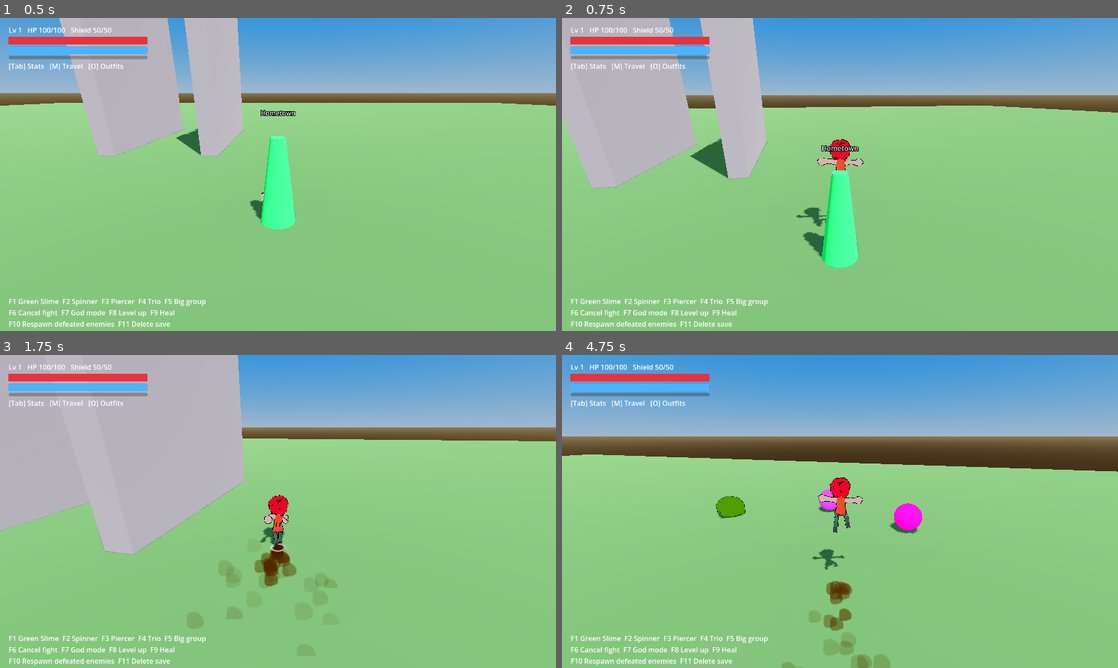
Above: before the commit, frames 1-4 (two rows, left to right).
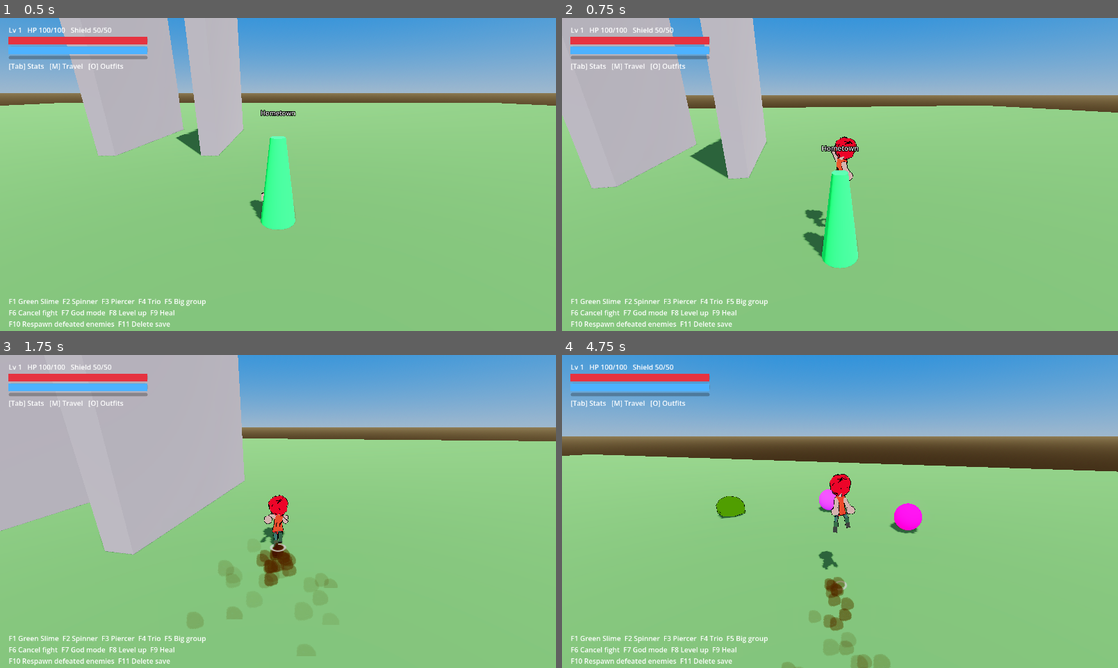
Above: after the commit, the same moments.

Repository: doggoanim/Krits
Game: Godot game, scene res://main.tscn
Same seed, same stepped clock (60 frames per second), same inputs: the game is played once before the commit and once after it.
Inputs (mouse positions are in pixels of both pictures, inside the frame that each line leads up to):
- Up to frame 1 (0.5 s): no input
- Up to frame 2 (0.75 s): tap Enter at 0.5 s; move the mouse to (867, 174) at 0.52 s; hold W (move_forward) from 0.53 s (still down); tap Space (jump) at 0.6 s
- Up to frame 3 (1.75 s): keep holding W (move_forward); tap Space (jump) at 0.77, 1.07, 1.52, 1.55 s; move the mouse to (250, 511) at 1.27 s; tap Ctrl (crouch_pound) at 1.35 s
- Up to frame 4 (4.75 s): keep holding W (move_forward); tap Space (jump) at 1.82, 2.3, 3.02, 3.05, 3.32, 3.6, 3.77, 4.07, 4.52, 4.55 s; move the mouse to (851, 505) at 2.02 s; tap E (interact) at 2.1 s; move the mouse to (834, 517) at 2.77 s; tap Shift (roll_dive) at 2.85 s; move the mouse to (878, 514) at 3.52 s; move the mouse to (795, 508) at 4.27 s; tap Ctrl (crouch_pound) at 4.35 s

Frame 1 is identical in both runs. In frame 2, 0.4% of the frame differs, in the area x 42-55%, y 37-67%; in frame 3, 0.3%; in frame 4, 0.7%, in the area x 45-55%, y 38-82%.

Commit message:
Add randomized orb-attack animation and randomized jump-start
Re-exported krits.glb adds attack1/2/3 and splits jump_start into
jump_start1/2/3.

- PlayerVisual.roll_jump_start()/jump_start_anim(): picks a random
  jump-start variant once when a jump begins (Player.start_jump()),
  AirState just keeps calling jump_start_anim() every frame like it
  did the old single clip.
- PlayerVisual.play_random_attack(duration): picks a random attack
  pose and protects it like a wall-bounce reaction (play_hold) for a
  short, tunable window (PlayerConfig.orb_attack_hold_time, 0.3s) —
  short on purpose so it reads as a punch without stalling an
  orb-combo chain waiting out the full ~1.25-1.75s clip. Wired into
  Player.bounce_off_orb(), the only place orbs are hit from.

Diff:
--- a/player/player.gd
+++ b/player/player.gd
@@ -191,6 +191,7 @@
 	coyote = 0.0
 	jump_buffer_t = 0.0
 	visual.squash_stretch(visual.jump_stretch_y, visual.jump_stretch_xz)
+	visual.roll_jump_start()
 	effects.burst_jump_dust()
 	machine.transition_to(&"Air")
 
@@ -198,6 +199,7 @@
 	set_hvel(Vector3.ZERO)   # a clean vertical pop, even out of a fast dive
 	velocity.y = config.orb_bounce_velocity
 	can_dive = true
+	visual.play_random_attack(config.orb_attack_hold_time)
 	machine.transition_to(&"Air")
 
 ## Call after move_and_slide() from Dive / LongJump / Roll with the pre-move
--- a/player/player_config.gd
+++ b/player/player_config.gd
@@ -56,3 +56,6 @@
 
 @export_group("Orbs")
 @export var orb_bounce_velocity := 13.5
+@export var orb_attack_hold_time := 0.3    ## how long the orb-hit attack pose protects
+                                            ## itself before air control resumes — short on
+                                            ## purpose so it doesn't stall an orb-combo chain
--- a/player/player_visual.gd
+++ b/player/player_visual.gd
@@ -11,7 +11,12 @@
 ## future export only needs updating here, not at every call site.
 const ANIM_IDLE := &"idle"
 const ANIM_RUN := &"run"
-const ANIM_JUMP_START := &"jump_start"
+## Three interchangeable jump-start poses, picked at random each jump (see
+## roll_jump_start()/jump_start_anim()) instead of always playing the same one.
+const ANIM_JUMP_START_VARIANTS: Array[StringName] = [&"jump_start1", &"jump_start2", &"jump_start3"]
+## Three interchangeable orb-hit attack poses, picked at random each hit (see
+## play_random_attack()).
+const ANIM_ATTACK_VARIANTS: Array[StringName] = [&"attack1", &"attack2", &"attack3"]
 const ANIM_FALLING := &"falling"
 const ANIM_ROLL := &"roll"
 const ANIM_DIVE := &"air_dive"
@@ -47,6 +52,7 @@
 var _base_scale := 1.0   ## uniform scale from ModelUtil.fit_height, read back after _ready()
 var _hold_t := 0.0       ## >0 while a one-off reaction pose must not be interrupted
 var _held_anim := &""    ## the anim play_hold() is currently protecting
+var _jump_start_anim: StringName = ANIM_JUMP_START_VARIANTS[0]   ## this jump's picked pose
 var _slimed := false     ## standing in a slime puddle — tints the character green (see set_slimed)
 
 const SLIME_TINT_COLOR := Color(0x5A / 255.0, 0x8B / 255.0, 0x2F / 255.0)
@@ -161,6 +167,23 @@
 func is_holding() -> bool:
 	return _hold_t > 0.0
 
+## Picks a new random jump-start pose — call once when a jump begins (see
+## Player.start_jump()). AirState then just calls jump_start_anim() every
+## frame like it would any other per-frame animation, so the rest of the jump
+## doesn't need to know a variant was picked at all.
+func roll_jump_start() -> void:
+	_jump_start_anim = ANIM_JUMP_START_VARIANTS.pick_random()
+
+func jump_start_anim() -> StringName:
+	return _jump_start_anim
+
+## A random attack pose, protected like a wall-bounce reaction (play_hold)
+## for `duration` — long enough to read as a punch, short enough not to
+## stall an orb-combo chain waiting out the clip's full length. See
+## Player.bounce_off_orb().
+func play_random_attack(duration: float) -> void:
+	play_hold(ANIM_ATTACK_VARIANTS.pick_random(), duration)
+
 ## Code-driven squash/stretch "pop": immediately pushes the whole model's
 ## scale away from its normal rest size — `y_scale` vertically, `xz_scale`
 ## horizontally (pick values on opposite sides of 1.0, e.g. tall+thin for a
--- a/player/states/air_state.gd
+++ b/player/states/air_state.gd
@@ -28,7 +28,7 @@
 	p.apply_gravity(delta)
 	# A wall-bounce collision pose protects itself via play_hold — this call
 	# is simply ignored for the moment and takes back over once it expires.
-	p.visual.play(PlayerVisual.ANIM_JUMP_START if p.velocity.y > 0.0 else PlayerVisual.ANIM_FALLING)
+	p.visual.play(p.visual.jump_start_anim() if p.velocity.y > 0.0 else PlayerVisual.ANIM_FALLING)
 	p.move_and_slide()
 	if p.is_on_floor():
 		machine.transition_to(&"Ground")
Binary file changed: assets/player/krits.glb
Not shown, changed: README.md
